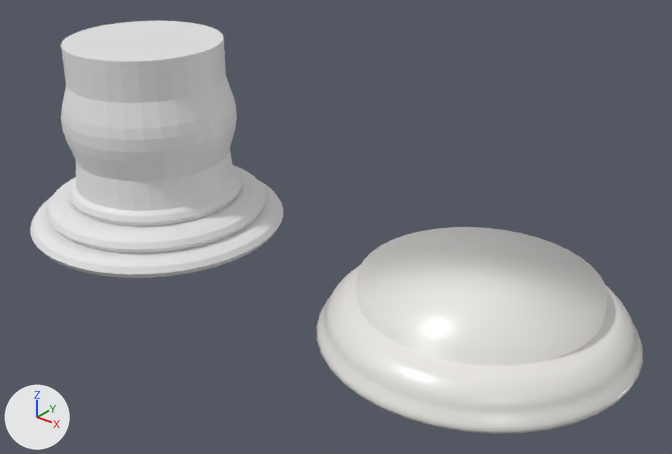
Two versions of the Blender file assets/models/piece-pawn-dendogg-playground.blend, one commit apart.
Camera for both pictures: a 50 mm lens placed at (-0.584, -1.588, 1.137), pointed at (-1.873, 0.024, 0.138). The axes (+X, +Y, +Z) are drawn at lower left. The lights are the same throughout. The first picture is the older version.
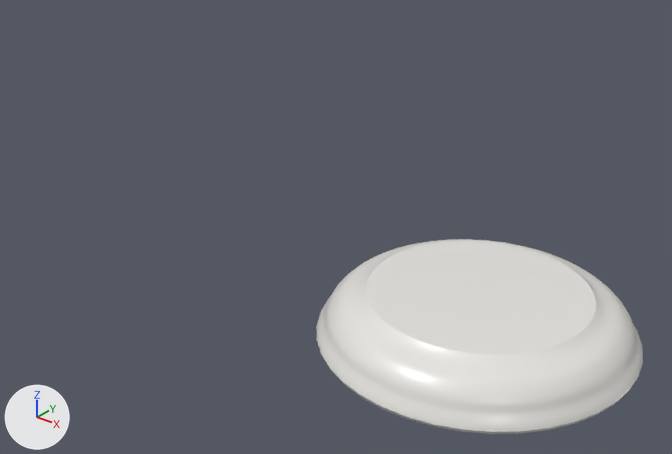
The newer file is also turned or shifted as a whole; pictures and numbers use the older file's frame.

Where the change shows, as pixel boxes (x1, y1, x2, y2) in the pictures (672 x 454 px):
```json
{"object": "piece-pawn-marble-body", "change": "reshaped", "before": [316, 227, 643, 434], "after": [316, 239, 643, 434]}
{"object": "Cylinder", "change": "deleted", "before": [61, 21, 237, 211]}
{"object": "Torus", "change": "deleted", "before": [30, 180, 283, 278]}
{"object": "Torus.002", "change": "deleted", "before": [46, 165, 266, 253]}
{"object": "Torus.003", "change": "deleted", "before": [69, 167, 242, 227]}
{"part": 1, "of": "me_piece_pawn_body", "change": "cut back", "before": [357, 227, 607, 366]}
```

The change, as JSON lines over the scene's bpy script:
```json
{"block": "me_piece_pawn_body", "where": "# used by ob_piece_pawn_marble_body; parent = ob_piece_pawn_marble; location = (0.0, 0.0, 0.0)"}
{"op": "remove", "block": "me_piece_pawn_body", "code": "me_piece_pawn_body.from_pydata(...)  # 1841 vertices, 1841 faces; spans x -1.361..-0.643, y -0.359..0.359, z -0.004..0.144"}
{"op": "add", "block": "me_piece_pawn_body", "code": "me_piece_pawn_body.from_pydata(...)  # 1642 vertices, 1463 faces; spans x -1.361..-0.643, y -0.359..0.359, z -0.004..0.118"}
{"block": "me_piece_pawn_body", "change": "me_piece_pawn_body part 1: 359 vertices removed from x -1.286..-0.718, y -0.284..0.284, z -0.004..0.144; 120 vertices added at x -1.286..-0.718, y -0.284..0.284, z -0.004..0.056"}
{"block": "me_piece_pawn_body", "change": "other edits to the shape of me_piece_pawn_body do not show in these pictures"}
{"op": "remove", "block": "ob_torus", "code": ["ob_torus = bpy.data.objects.new('Torus', me_torus)", "ob_torus.location = (0.0, 0.0, 0.0)"]}
{"op": "remove", "block": "ob_torus_002", "code": ["ob_torus_002 = bpy.data.objects.new('Torus.002', me_torus_002)", "ob_torus_002.location = (0.0, 0.0, 0.0)"]}
{"op": "remove", "block": "ob_torus_003", "code": ["ob_torus_003 = bpy.data.objects.new('Torus.003', me_torus_003)", "ob_torus_003.location = (0.0, 0.0, 0.0)"]}
{"op": "remove", "block": "ob_cylinder", "code": ["ob_cylinder = bpy.data.objects.new('Cylinder', me_cylinder_001)", "ob_cylinder.location = (-2.506, -0.001, 0.296)", "ob_cylinder.scale = (0.211, 0.211, 0.211)"]}
```
